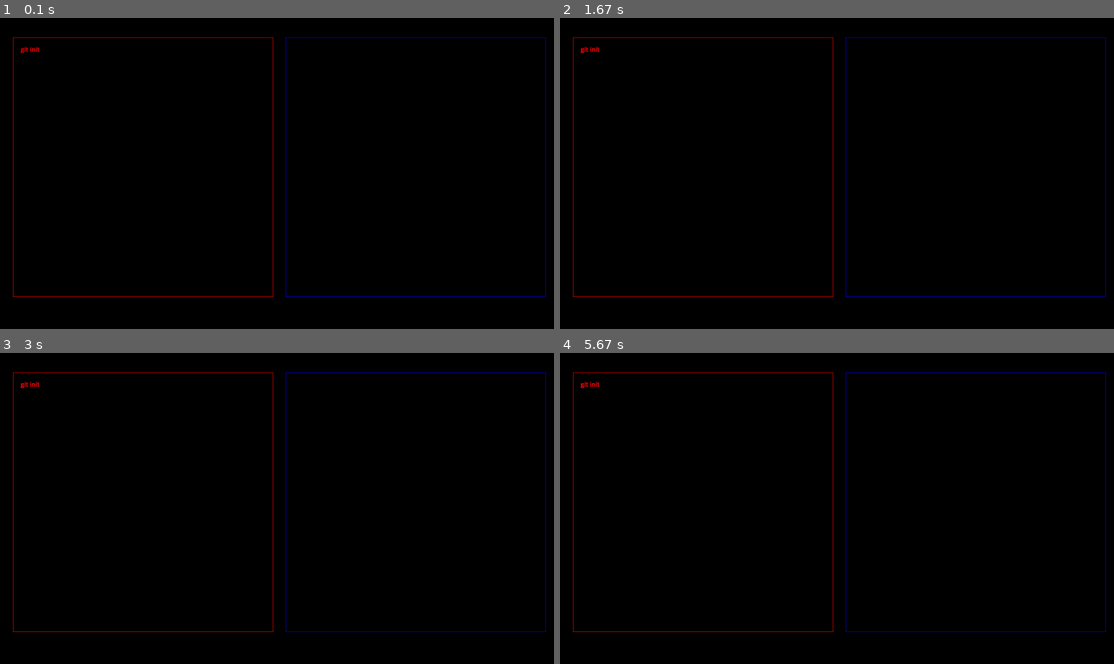
Above: before the commit, frames 1-4 (two rows, left to right).
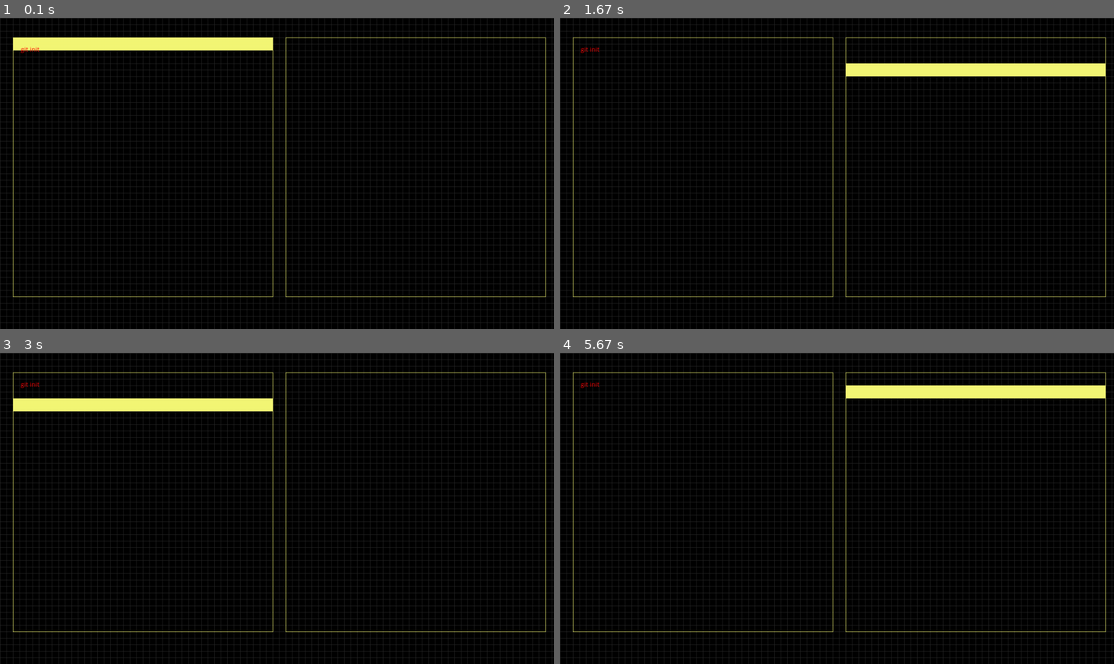
Above: after the commit, the same moments.

Repository: nurakmaljalil91/collection-of-python-projects
Game: pygame game, started from main.py
Two runs of this game, one before a commit and one after it. Both use one fixed random seed, a clock stepped at 60 frames per second and the inputs below.
Inputs (mouse positions are in pixels of both pictures, inside the frame that each line leads up to):
- Up to frame 1 (0.1 s): no input
- Up to frame 2 (1.67 s): hold Right 0.33-0.8 s; move the mouse to (814, 185) at 0.37 s; hold Up 0.83-1.13 s; move the mouse to (1014, 164) at 0.87 s; tap J at 0.9, 1.23, 1.53 s; tap K at 0.98 s; hold Right 1.17-1.63 s; move the mouse to (704, 176) at 1.2 s
- Up to frame 3 (3 s): hold Left 1.67-2.2 s; move the mouse to (105, 461) at 1.7 s; tap J at 1.73, 2.03, 2.3, 2.63, 2.93 s; hold Down 2.23-2.53 s; move the mouse to (360, 399) at 2.27 s; tap K at 2.38 s; hold Left 2.57-2.97 s; move the mouse to (343, 536) at 2.6 s
- Up to frame 4 (5.67 s): tap L at 3 s; hold Up 3.33-3.7 s; move the mouse to (637, 499) at 3.37 s; tap J at 3.4, 3.8, 4.1, 4.47, 4.87, 5.17, 5.37 s; tap K at 3.48, 4.95 s; hold Right 3.73-4.37 s; move the mouse to (842, 539) at 3.77 s; hold Down 4.4-4.77 s; move the mouse to (820, 455) at 4.43 s; hold Left 4.8-5.27 s; move the mouse to (981, 558) at 4.83 s; hold Right from 5.3 s (still down); move the mouse to (748, 405) at 5.33 s

The runs differ from the first frame. In frame 1, 10% of the frame differs, in the area x 0-100%, y 0-100%; in frame 2, 10%; in frame 3, 10%; in frame 4, 10%.

Commit message:
add select rect

Diff:
--- a/main.py
+++ b/main.py
@@ -29,6 +29,10 @@
 text = font.render(todo[0], True, RED)
 
 
+def select_rect():
+    pass
+
+
 def draw_grid(window, scale, color):
     for x in range(0, WIDTH, int(TILESIZE * scale)):
         pygame.draw.line(window, color, (x, 0), (x, HEIGHT))
@@ -42,7 +46,8 @@
     pygame.draw.line(window, color, (x, y + height), (x + height, y + height))
     pygame.draw.line(window, color, (x + width, y), (x + height, y + height))
 
-
+x = 30
+y = 45
 while is_running:
     for event in pygame.event.get():
         if event.type == pygame.QUIT:
@@ -50,13 +55,25 @@
         if event.type == pygame.KEYDOWN:
             if event.key == pygame.K_ESCAPE:
                 is_running = False
+            if event.key == pygame.K_DOWN or event.key == pygame.K_j:
+                y += 30
+            if event.key == pygame.K_UP or event.key == pygame.K_k:
+                y -= 30
+            if event.key == pygame.K_RIGHT or event.key == pygame.K_l:
+                x = 660
+                y = 45
+            if event.key == pygame.K_LEFT or event.key == pygame.K_h:
+                x = 30
+                y = 45
         print(pygame.mouse.get_pos())
-    # draw_grid(window, 1, DARKGRAY)
+    window.fill(BLACK)
+    draw_grid(window, 1, DARKGRAY)
     # window.blit(rect,(30,30))
     # pygame.draw.rect(window, RED, (30,30, 720,480))
-    draw_rect(window, 30, 45, 600, 600, RED)
-    draw_rect(window, 660, 45, 600, 600, BLUE)
-    window.blit(text, (48,63))
+    draw_rect(window, 30, 45, 600, 600, YELLOW)
+    draw_rect(window, 660, 45, 600, 600, YELLOW)
+    pygame.draw.rect(window, YELLOW, (x, y, 600, 30))
+    window.blit(text, (48, 63))
 
     pygame.display.flip()
     pygame.display.update()
--- a/settings.py
+++ b/settings.py
@@ -14,6 +14,7 @@
 LIGHTBLUE = (128, 226, 255)
 PINK = (255, 192, 203)
 BGTRANSPARENT = (255,255,255,0)
+YELLOW = (244, 247, 118)
 
 # game settings
 WIDTH = 1280
